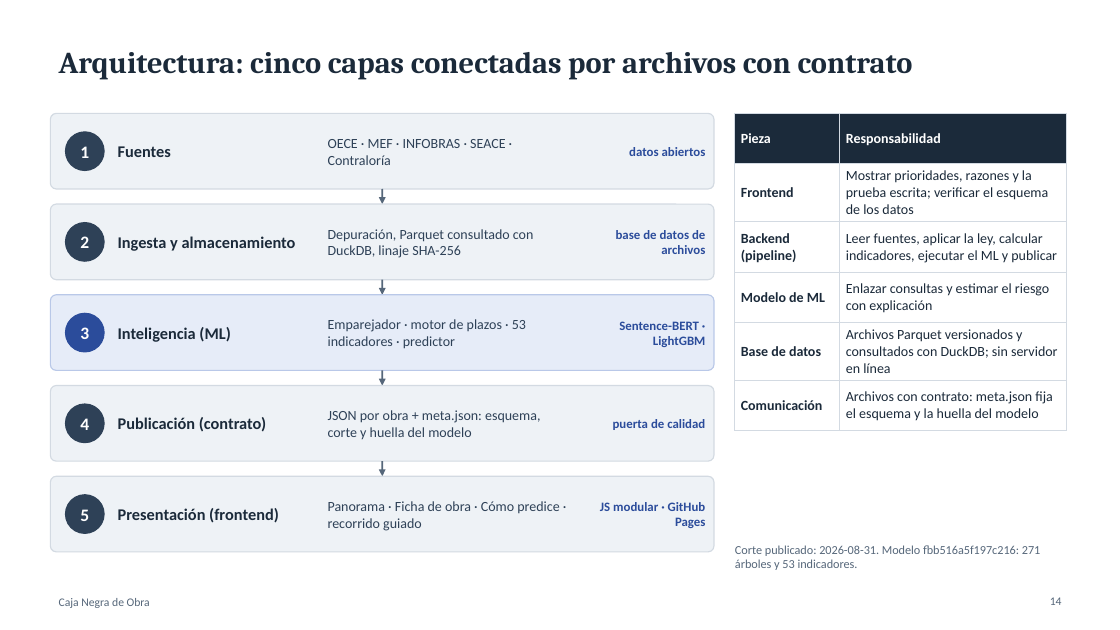
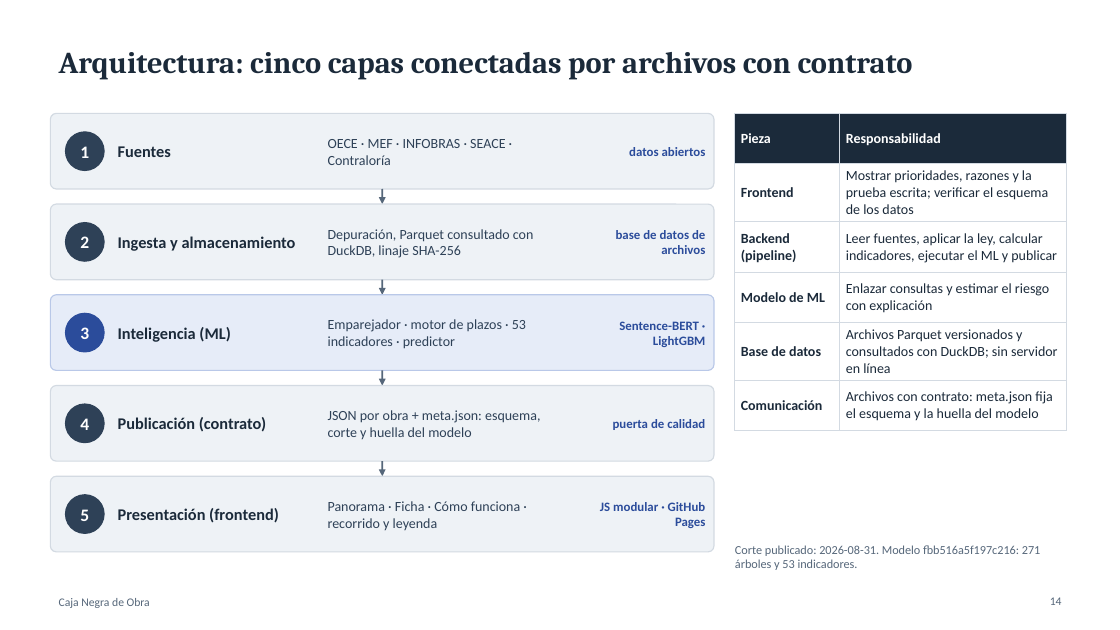
Before and after one commit to OwerLopez/caja-negra-obras, a slide deck: slide 14 of presentaciones/Caja_Negra_de_Obra_Exposicion.pptx. Drawn at 1120x630 pixels with LibreOffice and Linux fonts; fonts in the diff are those of the drawing. Boxes give left, top, right and bottom in pixels: in the first picture for what was removed or moved away, otherwise in the second. Text is boxed around its words. In the diff, an @@ line names an element or a change of style, - is before the commit and + after.

Commit message:
feat(web): make every screen understandable for citizens and experts
- 'Cómo funciona' (was 'Cómo predice') opens with a plain-language part:
  four steps, how to read a probability, how reliable it is and what it
  does not do; the technical detail follows under 'Para especialistas'
- guided tour on every screen and inside every tab of the obra page
  (switches tabs and opens a query to show its logbook entry), with a
  first-visit invitation per screen
- legend dialog with every color and symbol; '?' definitions on table headers
- obra key indicators list only real values and one line for missing data
- refreshed screenshots, informe and both decks; script for the
  'cómo lo construimos' deck built by the same config-driven generator

```diff
--- a/presentaciones/Caja_Negra_de_Obra_Exposicion.pptx
+++ b/presentaciones/Caja_Negra_de_Obra_Exposicion.pptx
@@ text at [328,501,520,530]: text changed @@
-Panorama · Ficha de obra · Cómo predice · recorrido guiado
+Panorama · Ficha · Cómo funciona · recorrido y leyenda
```
Also in this commit, not shown: 41 other files.
